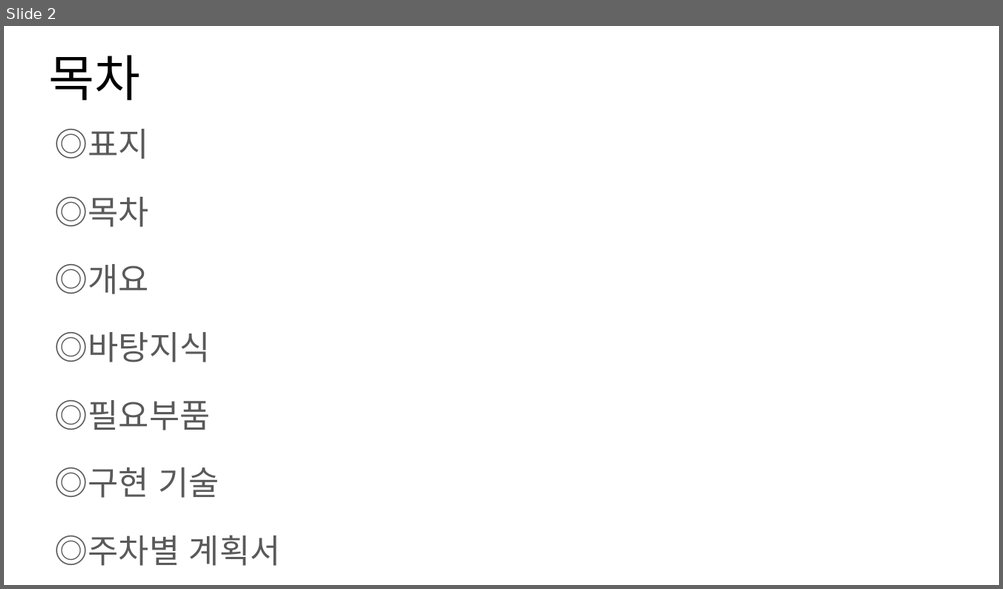
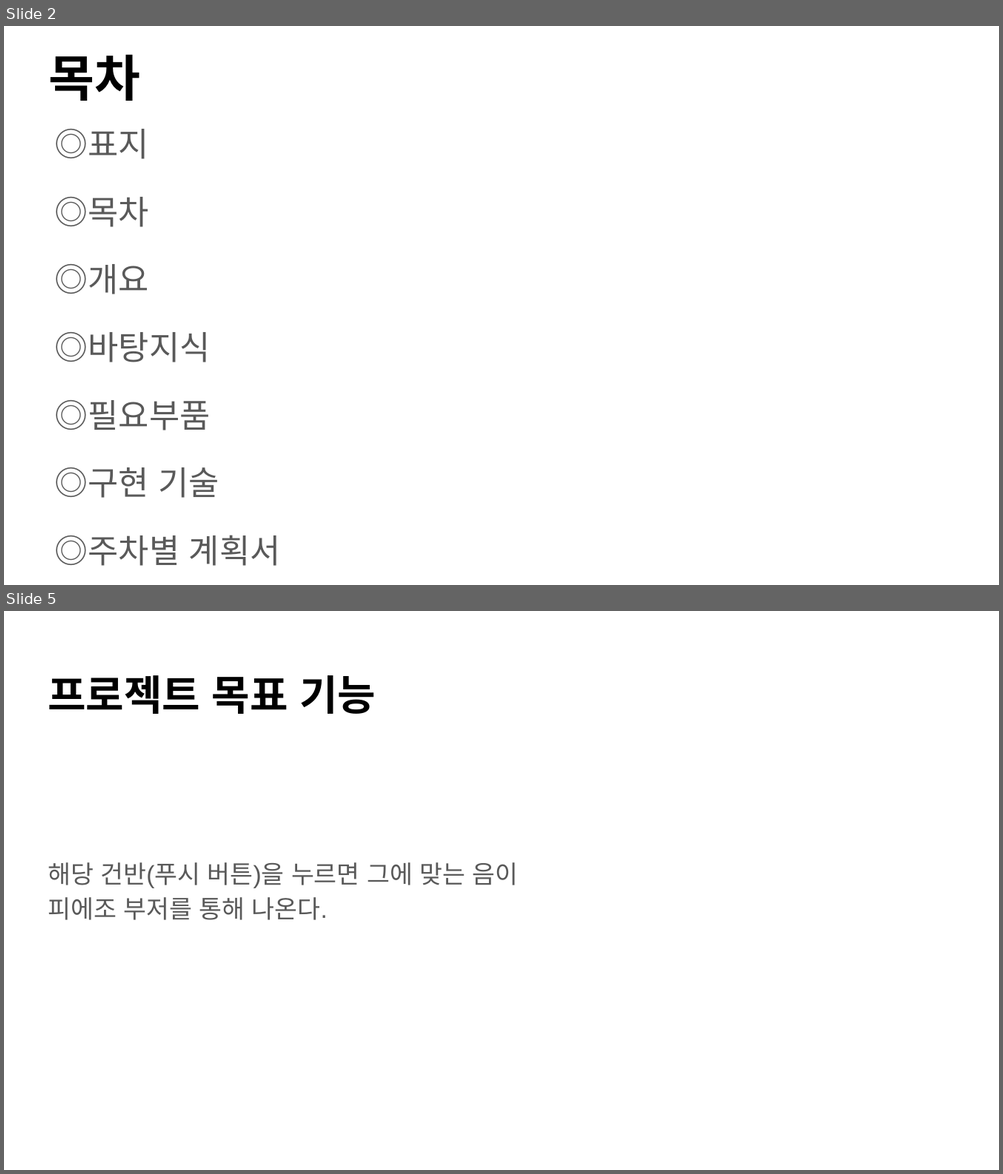
Before and after one commit to superpeter1231004/TEdI_ArduinoPiano, a slide deck: report/2017_Iot_A_LSY_01_프로젝트계획서_V01.pptx. Shown one above the other, each under a label of ours: slide 2 before the commit, slides 2 and 5 after it; the slides between them are not shown. The pictures are 1003x589 and 1003x1174 pixels, drawn with LibreOffice and Linux fonts; fonts in the diff are those of the drawing. Boxes give left, top, right and bottom in pixels: in the first picture for what was removed or moved away, otherwise in the second. Text is boxed around its words. In the diff, an @@ line names an element or a change of style, - is before the commit and + after.

```diff
--- a/report/2017_Iot_A_LSY_01_프로젝트계획서_V01.pptx
+++ b/report/2017_Iot_A_LSY_01_프로젝트계획서_V01.pptx
@@ slide 5 added at (x1=4, y1=611, x2=999, y2=1170), background #FFFFFF @@
@@ title added at (x1=48, y1=675, x2=375, y2=714), 30 pt, text #000000, bold @@
+프로젝트 목표 기능
@@ text added at (x1=48, y1=863, x2=518, y2=920), 18 pt, text #595959 @@
+해당 건반(푸시 버튼)을 누르면 그에 맞는 음이 피에조 부저를 통해 나온다.
@@ slide 2 changed as well @@
@@ title "목차" at (x1=49, y1=54, x2=141, y2=101): bold on @@
```
Also in this commit, not shown: 1 other slide changed, 4 other slides added.
